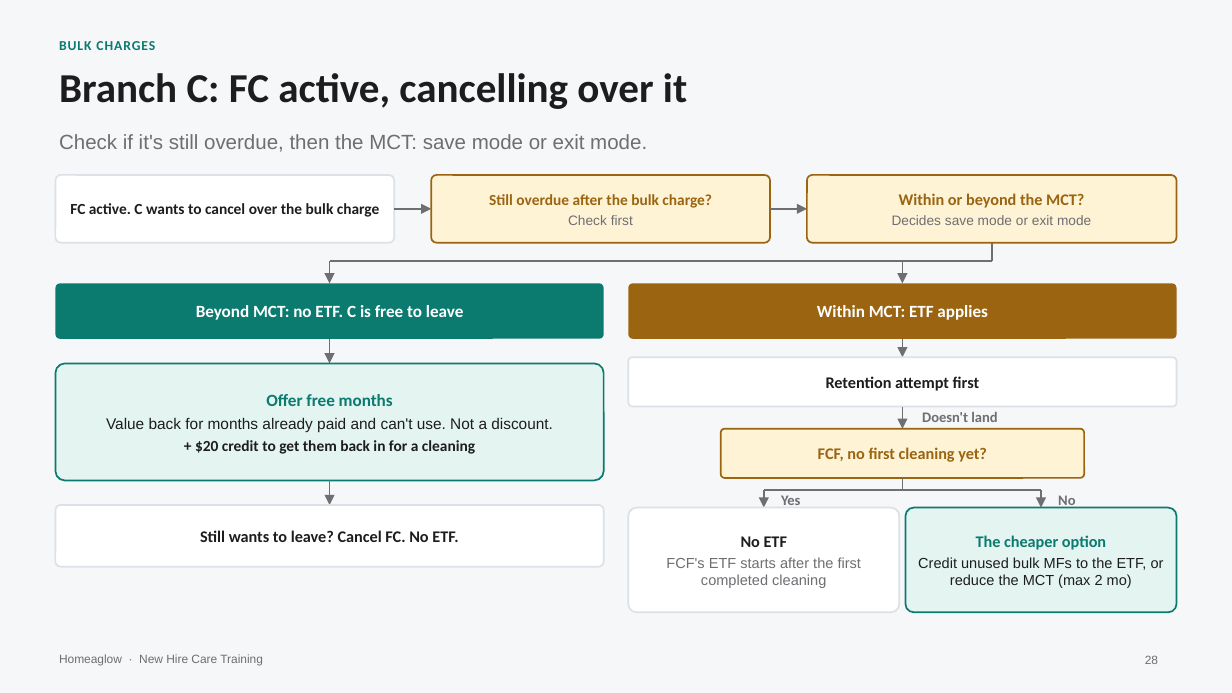
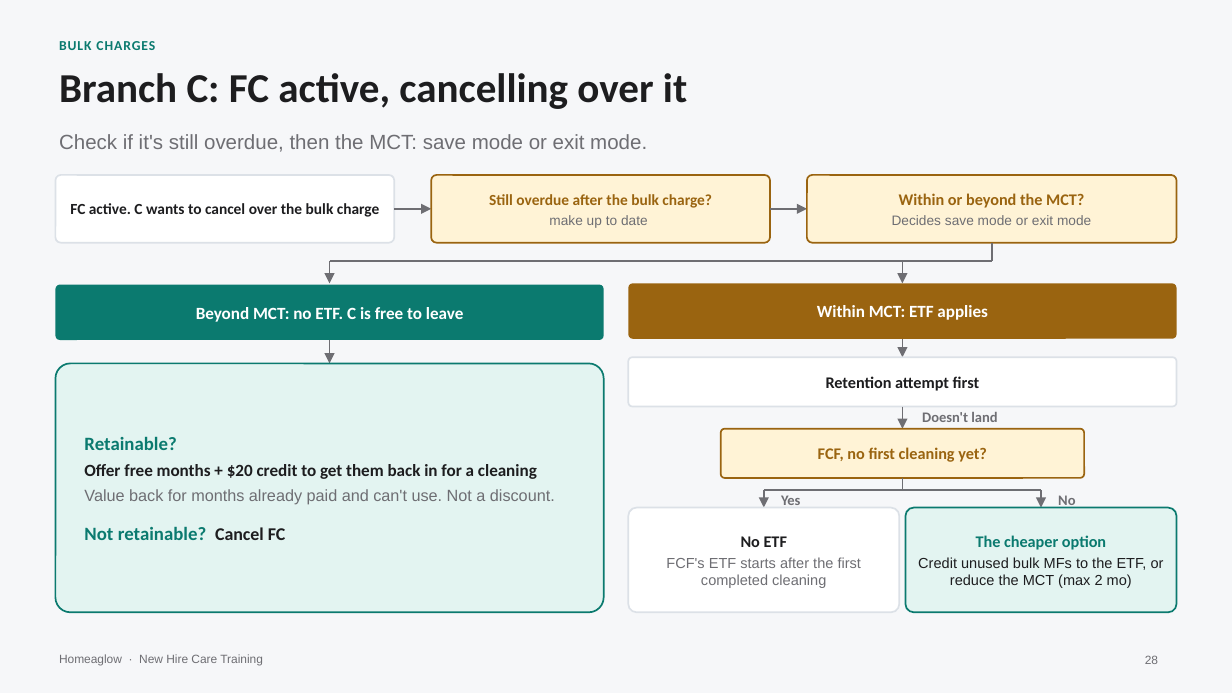
Before and after one commit to anjulimichelle/training, a slide deck: slide 28 of refunds-abuse-duplicates-bulk/refunds-abuse-duplicates-bulk.pptx. Drawn at 1232x693 pixels with LibreOffice and Linux fonts; fonts in the diff are those of the drawing. Boxes give left, top, right and bottom in pixels: in the first picture for what was removed or moved away, otherwise in the second. Text is boxed around its words. In the diff, an @@ line names an element or a change of style, - is before the commit and + after.

```diff
--- a/refunds-abuse-duplicates-bulk/refunds-abuse-duplicates-bulk.pptx
+++ b/refunds-abuse-duplicates-bulk/refunds-abuse-duplicates-bulk.pptx
@@ text in rounded rectangle at <box>549,215,648,228</box>: text changed @@
-Check first
+make up to date
@@ rounded rectangle "Retainable?": place and size @@
-rounded rectangle "Retainable?" at <box>55,363,604,480</box>
+rounded rectangle "Retainable?" at <box>55,363,604,612</box>
@@ rounded rectangle "Retainable?" at <box>55,363,604,612</box>: proportions changed @@
@@ text in rounded rectangle at <box>84,436,537,479</box>: text changed; text colour #0B7A6F to #1D1D1F @@
-Offer free months
+Retainable?
+Offer free months + $20 credit to get them back in for a cleaning
@@ rounded rectangle removed at <box>55,505,604,567</box> @@
-Still wants to leave? Cancel FC. No ETF.
@@ text in rounded rectangle at <box>84,489,555,505</box>: size 9 to 9.5 pt, text colour #1D1D1F to #6E6E73 in "Value back for months already paid and ..."; alignment centre to left; more space between paragraphs @@
@@ arrow removed from (329, 480) to (329, 505) @@
@@ text in rounded rectangle at <box>84,526,286,540</box>: text changed; size 9 to 11 pt; text colour #1D1D1F to #0B7A6F @@
-+ $20 credit to get them back in for a cleaning
+Not retainable? Cancel FC
```
Also in this commit, not shown: 1 other slide changed, 1 other file.
